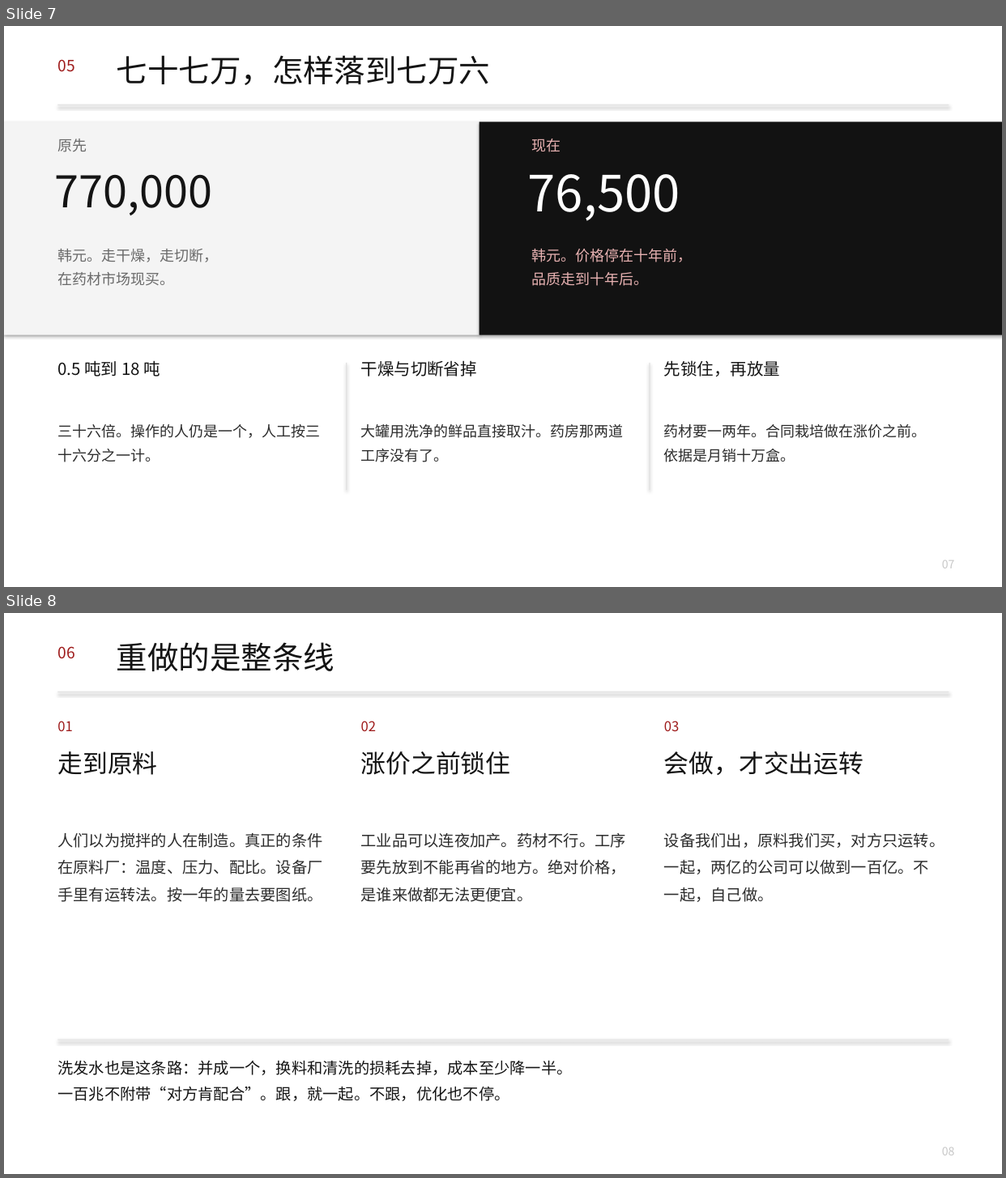
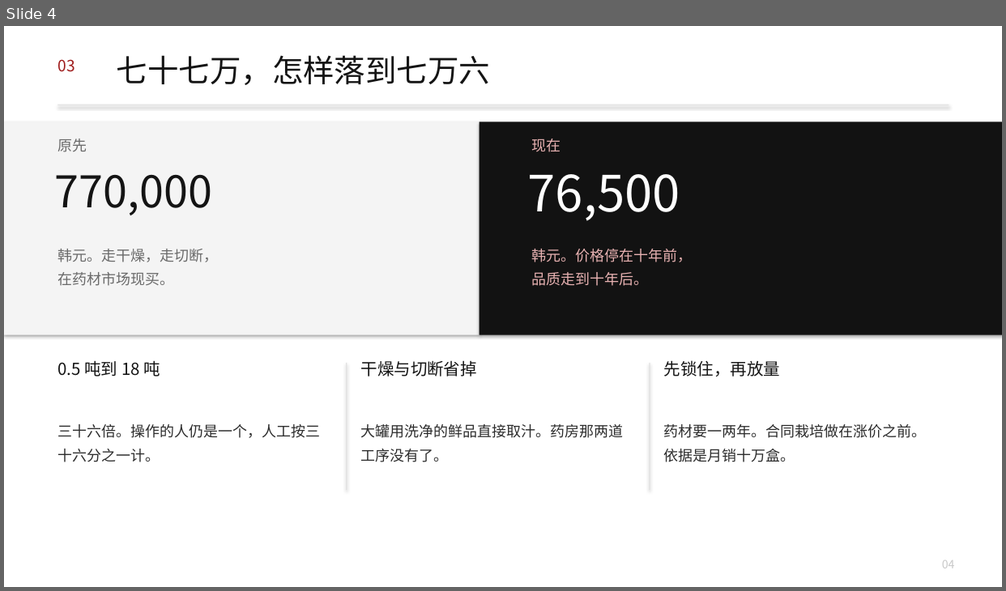
Before and after one commit to headshot9999/xiaoyi, a slide deck: 艾多美何以成为100兆韩元企业.pptx. Shown one above the other, each under a label of ours: slides 7 and 8 before the commit, slide 4 after it. The pictures are 1006x1178 and 1006x591 pixels, drawn with LibreOffice and Linux fonts; fonts in the diff are those of the drawing. Boxes give left, top, right and bottom in pixels: in the first picture for what was removed or moved away, otherwise in the second. Text is boxed around its words. In the diff, an @@ line names an element or a change of style, - is before the commit and + after.

```diff
--- a/艾多美何以成为100兆韩元企业.pptx
+++ b/艾多美何以成为100兆韩元企业.pptx
@@ slide 8 removed at [4,613,1002,1174], background #FFFFFF @@
@@ text removed at [57,646,74,659] @@
-06
@@ text removed at [117,642,334,671] @@
-重做的是整条线
@@ rectangle removed at [58,692,948,692] @@
@@ text removed at [57,721,72,731] @@
-01
@@ text removed at [361,721,376,731] @@
-02
@@ text removed at [664,721,679,732] @@
-03
@@ text removed at [58,752,158,775] @@
-走到原料
@@ text removed at [361,752,511,775] @@
-涨价之前锁住
@@ text removed at [664,752,863,775] @@
-会做，才交出运转
@@ text removed at [57,833,322,902] @@
-人们以为搅拌的人在制造。真正的条件在原料厂：温度、压力、配比。设备厂手里有运转法。按一年的量去要图纸。
@@ text removed at [361,833,626,902] @@
-工业品可以连夜加产。药材不行。工序要先放到不能再省的地方。绝对价格，是谁来做都无法更便宜。
@@ text removed at [664,833,944,902] @@
-设备我们出，原料我们买，对方只运转。一起，两亿的公司可以做到一百亿。不一起，自己做。
@@ rectangle removed at [58,1040,948,1041] @@
@@ text removed at [57,1060,572,1101] @@
-洗发水也是这条路：并成一个，换料和清洗的损耗去掉，成本至少降一半。
-一百兆不附带“对方肯配合”。跟，就一起。不跟，优化也不停。
@@ text removed at [942,1148,955,1156] @@
-08
@@ what was slide 7 is now slide 4 @@
@@ slide 4 changed as well @@
@@ text at [57,59,74,72]: text changed @@
-05
+03
@@ text at [942,561,955,569]: text changed @@
-07
+04
```
Also in this commit, not shown: 10 other slides changed, 1 slide added, 11 other slides removed, 2 other files.
